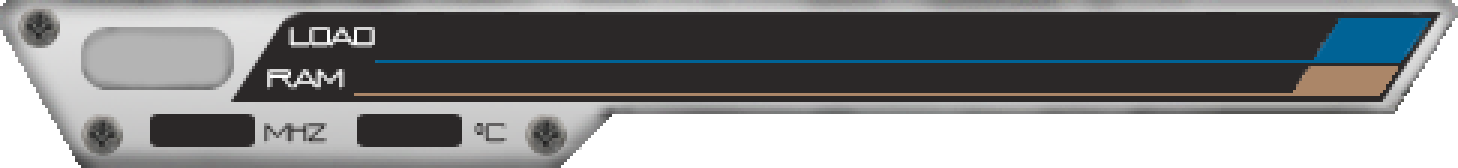
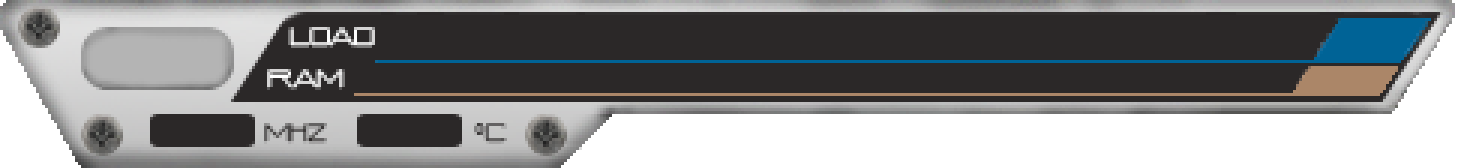
Layered file, before and after one edit (1458x168). Changes by layer:
painted on "Rounded Rectangle 2" over box(1392, 6, 1458, 114)
